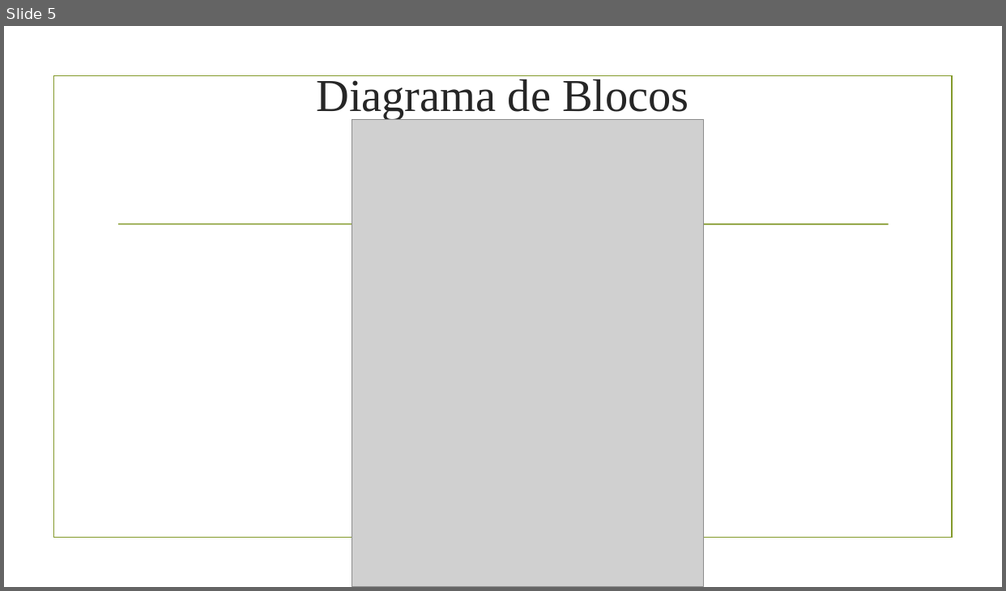
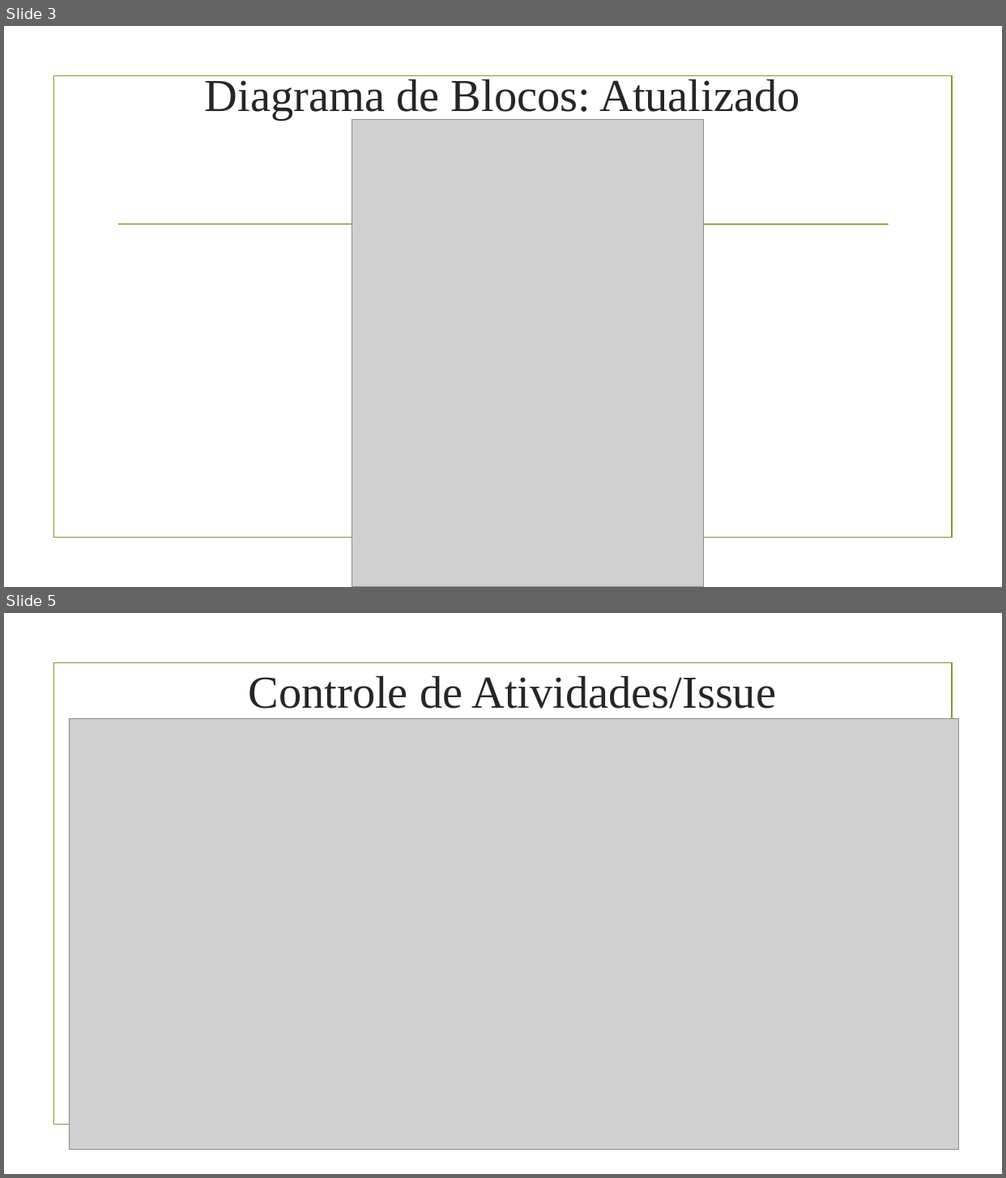
Before and after one commit to EduardoBrito97/SafeNSound, a slide deck: Projeto Teoria/Sprint 2/Sprint 2.odp. Shown one above the other, each under a label of ours: slide 5 before the commit, slides 3 and 5 after it; the slides between them are not shown. The pictures are 1006x591 and 1006x1178 pixels, drawn with LibreOffice and Linux fonts; fonts in the diff are those of the drawing; grey boxes stand for pictures; background and template pictures are left out. Boxes give left, top, right and bottom in pixels: in the first picture for what was removed or moved away, otherwise in the second. Text is boxed around its words. In the diff, an @@ line names an element or a change of style, - is before the commit and + after.

```diff
--- a/Projeto Teoria/Sprint 2/Sprint 2.odp
+++ b/Projeto Teoria/Sprint 2/Sprint 2.odp
@@ slide 5 added at (4,613,1002,1174), background picture (left out); not listed: 1 template element that a slide beside it also shows @@
@@ title added at (249,676,776,709), 44 pt, text #262626 @@
+Controle de Atividades/Issue
@@ picture added at (69,719,959,1150) @@
@@ what was slide 5 is now slide 3 @@
@@ slide 3 changed as well @@
@@ title at (205,75,800,120): text changed @@
-Diagrama de Blocos
+Diagrama de Blocos: Atualizado
```
Also in this commit, not shown: 5 other slides added, 8 slides removed, 1 other file.
